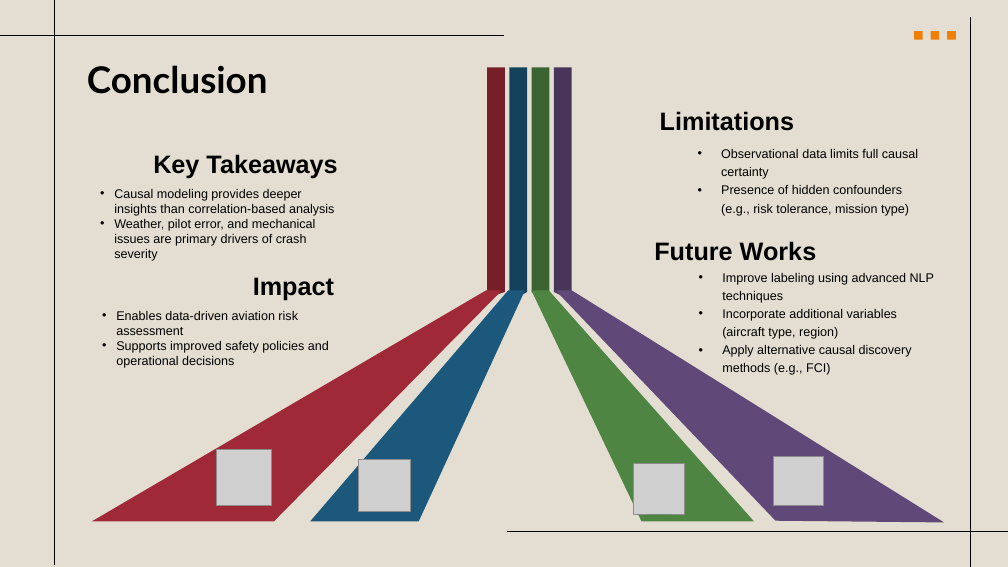
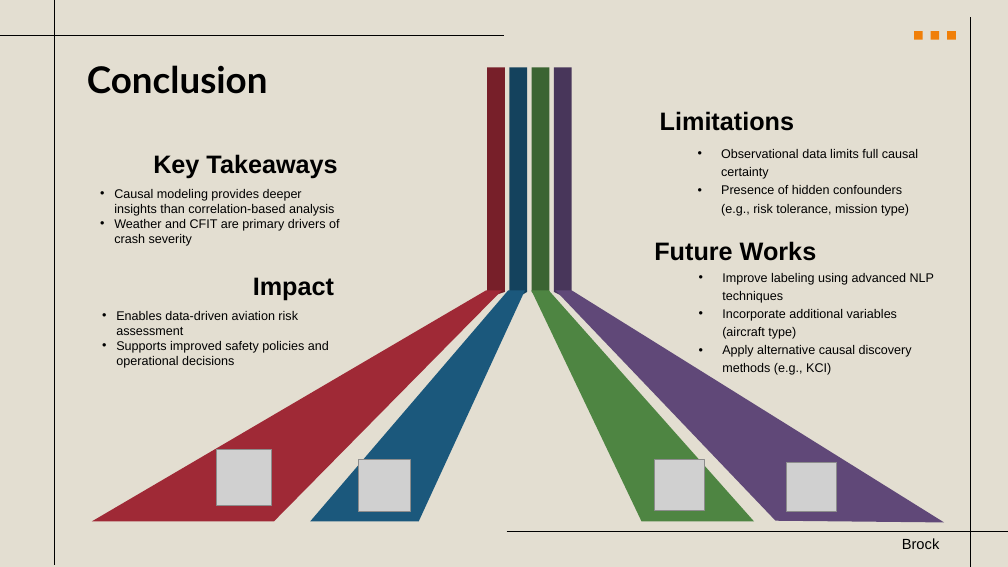
Before and after one commit to clancy-crawford/clancy-crawford.github.io, a slide deck: slide 16 of Projects/Lethal_Aviation_Accidents/MA_505_Final_Presentation.pptx (slide 15 before the commit). Drawn at 1008x567 pixels with LibreOffice and Linux fonts; fonts in the diff are those of the drawing; grey boxes stand for pictures. Boxes give left, top, right and bottom in pixels: in the first picture for what was removed or moved away, otherwise in the second. Text is boxed around its words. In the diff, an @@ line names an element or a change of style, - is before the commit and + after.

```diff
--- a/Projects/Lethal_Aviation_Accidents/MA_505_Final_Presentation.pptx
+++ b/Projects/Lethal_Aviation_Accidents/MA_505_Final_Presentation.pptx
@@ text at [114,219,339,246]: text changed @@
-  • Weather, pilot error, and mechanical issues are primary drivers of crash severity
+  • Weather and CFIT are primary drivers of crash severity
@@ text at [722,309,912,375]: text changed @@
-  • Incorporate additional variables (aircraft type, region)
-  • Apply alternative causal discovery methods (e.g., FCI)
+  • Incorporate additional variables (aircraft type)
+  • Apply alternative causal discovery methods (e.g., KCI)
@@ picture: place and size @@
-picture at [634,464,684,514]
+picture at [655,460,706,510]
@@ picture: place and size @@
-picture at [774,456,823,506]
+picture at [787,462,837,512]
@@ text added at [902,538,940,549], 14 pt, text #000000 @@
+Brock
```
Also in this commit, not shown: 9 other slides changed, 5 slides added, 4 slides removed, 1 other file.
